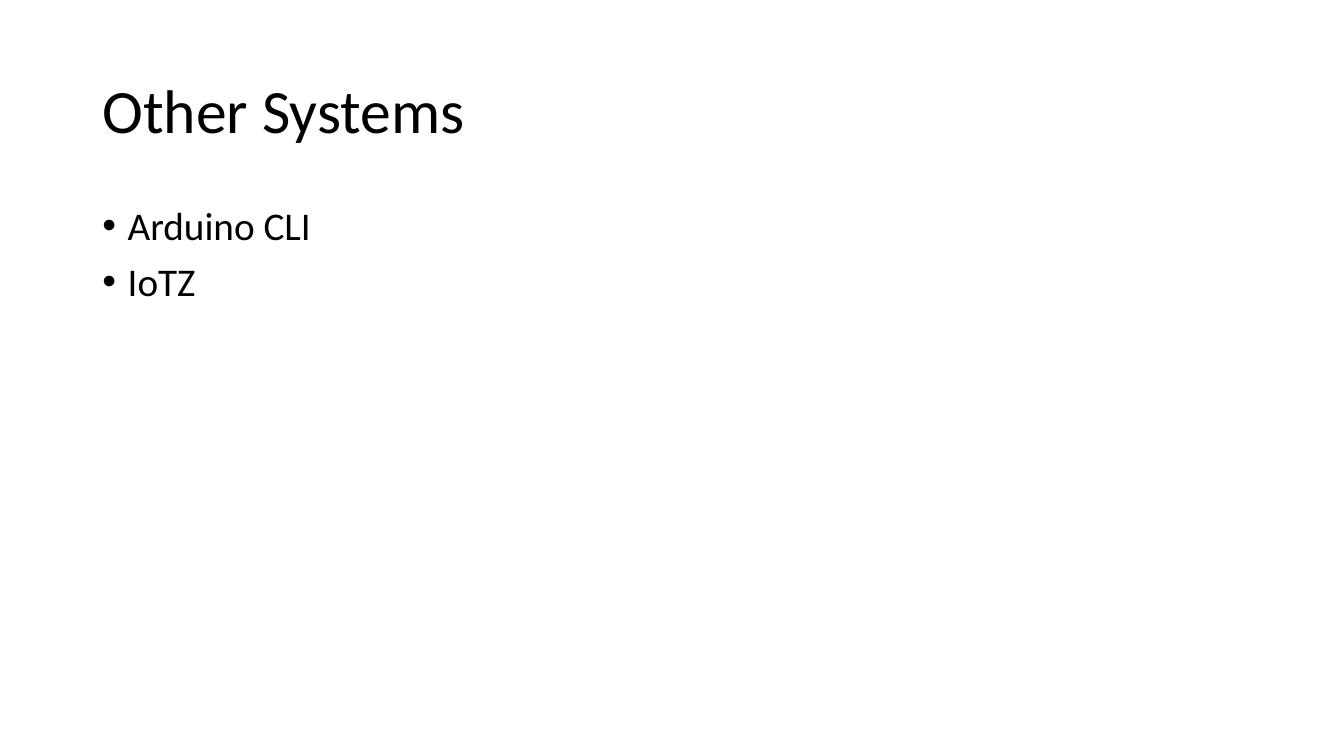
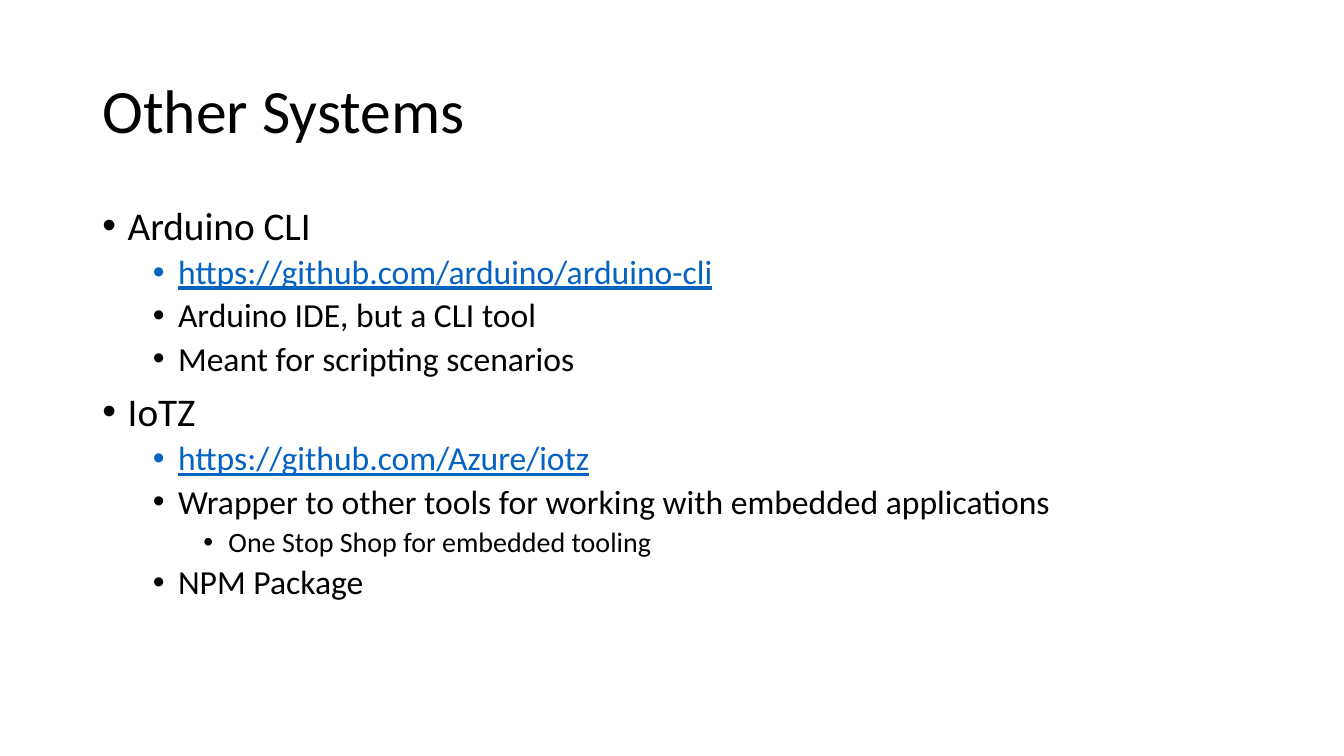
Before and after one commit to ProgrammerAL/StartingEmbeddedDevTalk, a slide deck: slide 8 of Presentation.pptx (slide 7 before the commit). Drawn at 1344x756 pixels with LibreOffice and Linux fonts; fonts in the diff are those of the drawing. Boxes give left, top, right and bottom in pixels: in the first picture for what was removed or moved away, otherwise in the second. Text is boxed around its words. In the diff, an @@ line names an element or a change of style, - is before the commit and + after.

```diff
--- a/Presentation.pptx
+++ b/Presentation.pptx
@@ text at (178,260,712,377): paragraphs added @@
+  • https://github.com/arduino/arduino-cli
+  • Arduino IDE, but a CLI tool
+  • Meant for scripting scenarios
@@ text at (178,446,1050,600): paragraphs added @@
+  • https://github.com/Azure/iotz
+  • Wrapper to other tools for working with embedded applications
+    • One Stop Shop for embedded tooling
+  • NPM Package
```
Also in this commit, not shown: 5 other slides changed, 3 slides added, 4 other files.
